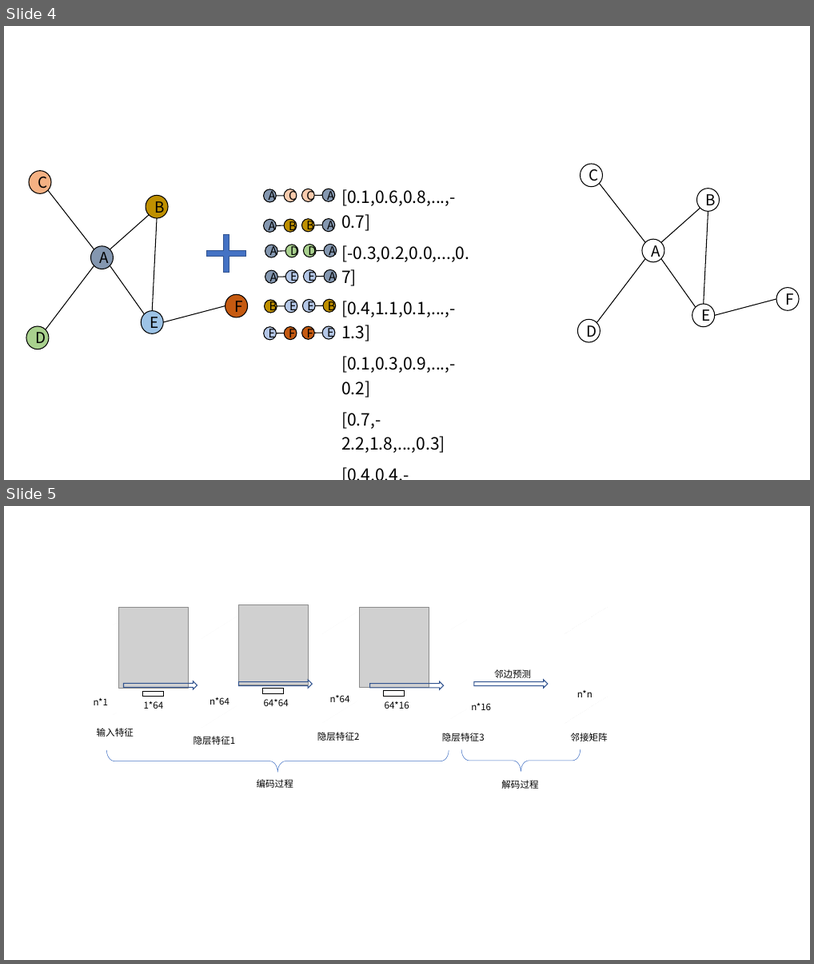
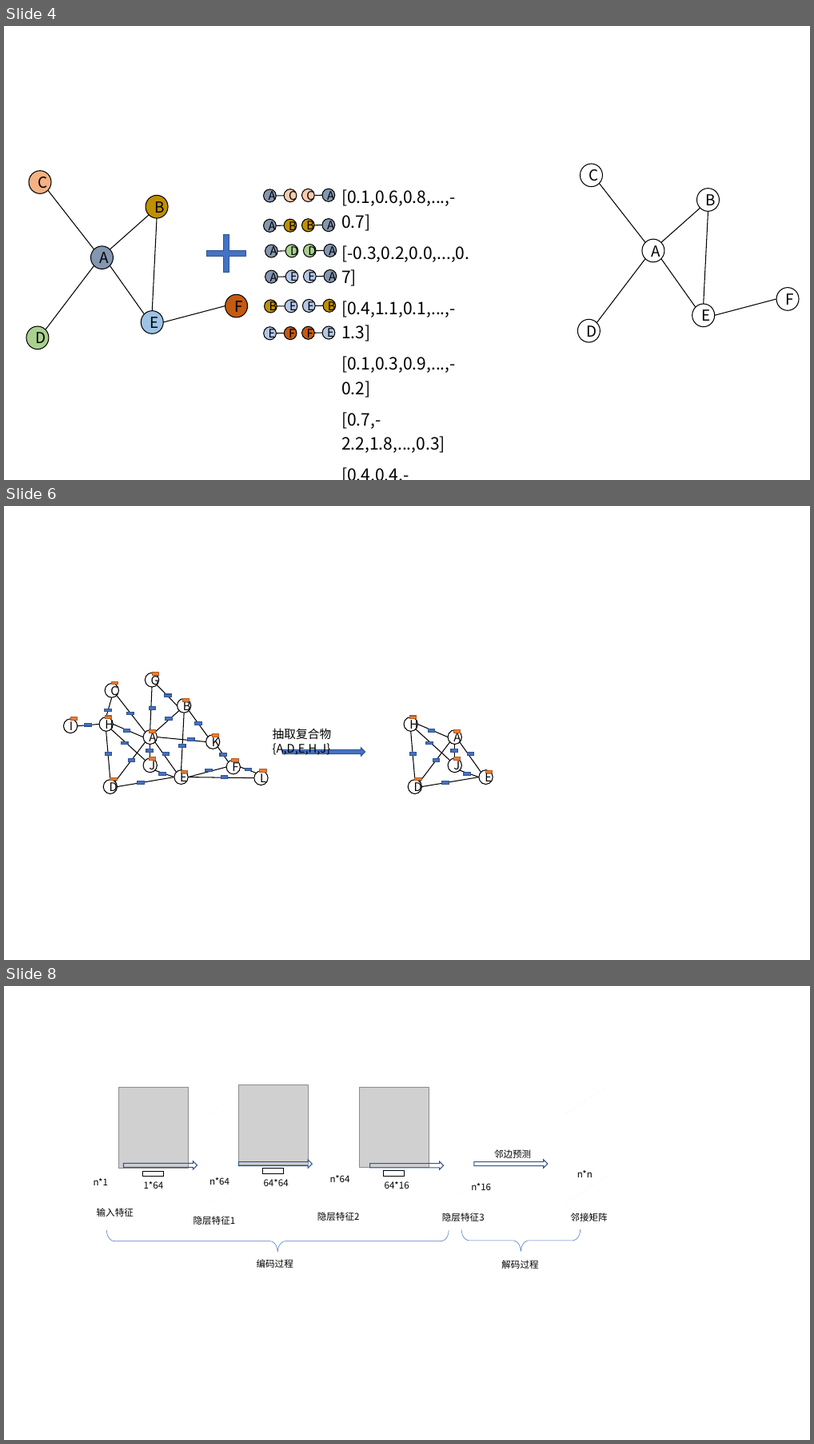
Before and after one commit to hakaorson/file, a slide deck: MineThesis new struct/other/流程图.pptx. Shown one above the other, each under a label of ours: slides 4 and 5 before the commit, slides 4, 6 and 8 after it; the slides between them are not shown. The pictures are 814x964 and 814x1444 pixels, drawn with LibreOffice and Linux fonts; fonts in the diff are those of the drawing; grey boxes stand for pictures. Boxes give left, top, right and bottom in pixels: in the first picture for what was removed or moved away, otherwise in the second. Text is boxed around its words. In the diff, an @@ line names an element or a change of style, - is before the commit and + after.

```diff
--- a/MineThesis new struct/other/流程图.pptx
+++ b/MineThesis new struct/other/流程图.pptx
@@ slide 6 added at (x1=4, y1=506, x2=810, y2=960), background #FFFFFF @@
@@ ellipse added at (x1=404, y1=717, x2=418, y2=731), fill #FFFFFF, outline #000000 1 pt, 14 pt, text #000000 @@
+H
@@ rectangle added at (x1=410, y1=716, x2=417, y2=719), fill #ED7D31, outline #AF5C24 1 pt @@
@@ text added at (x1=273, y1=728, x2=332, y2=755), 14 pt, text #000000 @@
+抽取复合物{A,D,E,H,J}
@@ line added from (411, 731) to (415, 780), #000000 1 pt @@
@@ line added from (416, 729) to (450, 760), #000000 1 pt @@
@@ line added from (448, 737) to (418, 724), #000000 1 pt @@
@@ line added from (420, 781) to (450, 742), #000000 1 pt @@
@@ rectangle added at (x1=426, y1=741, x2=433, y2=744), fill #4472C4, outline #325491 1 pt @@
@@ rectangle added at (x1=428, y1=728, x2=434, y2=732), fill #4472C4, outline #325491 1 pt @@
@@ ellipse added at (x1=448, y1=730, x2=462, y2=744), fill #FFFFFF, outline #000000 1 pt, 14 pt, text #000000 @@
+A
@@ rectangle added at (x1=454, y1=730, x2=461, y2=733), fill #ED7D31, outline #AF5C24 1 pt @@
@@ line added from (455, 758) to (455, 744), #000000 1 pt @@
@@ line added from (482, 772) to (460, 742), #000000 1 pt @@
@@ group added at (x1=63, y1=672, x2=268, y2=793): 33 rectangles, 21 lines, 12 ellipses @@
+E
+B
+D
+F
+A
+C
+G
+H
+I
+K
+J
+L
@@ right arrow added at (x1=283, y1=748, x2=366, y2=756), fill #4472C4, outline #325491 1 pt @@
@@ rectangle added at (x1=410, y1=752, x2=417, y2=756), fill #4472C4, outline #325491 1 pt @@
@@ rectangle added at (x1=433, y1=758, x2=439, y2=761), fill #4472C4, outline #325491 1 pt @@
@@ ellipse added at (x1=448, y1=758, x2=462, y2=772), fill #FFFFFF, outline #000000 1 pt, 14 pt, text #000000 @@
+J
@@ rectangle added at (x1=451, y1=749, x2=458, y2=752), fill #4472C4, outline #325491 1 pt @@
@@ rectangle added at (x1=454, y1=757, x2=461, y2=760), fill #ED7D31, outline #AF5C24 1 pt @@
@@ rectangle added at (x1=467, y1=752, x2=474, y2=756), fill #4472C4, outline #325491 1 pt @@
@@ ellipse added at (x1=408, y1=780, x2=422, y2=793), fill #FFFFFF, outline #000000 1 pt, 14 pt, text #000000 @@
+D
@@ rectangle added at (x1=415, y1=778, x2=422, y2=780), fill #ED7D31, outline #AF5C24 1 pt @@
@@ line added from (422, 787) to (479, 777), #000000 1 pt @@
@@ rectangle added at (x1=442, y1=780, x2=450, y2=784), fill #4472C4, outline #325491 1 pt @@
@@ line added from (460, 770) to (479, 777), #000000 1 pt @@
@@ rectangle added at (x1=464, y1=772, x2=471, y2=776), fill #4472C4, outline #325491 1 pt @@
@@ ellipse added at (x1=479, y1=770, x2=494, y2=784), fill #FFFFFF, outline #000000 1 pt, 14 pt, text #000000 @@
+E
@@ rectangle added at (x1=486, y1=770, x2=493, y2=773), fill #ED7D31, outline #AF5C24 1 pt @@
@@ what was slide 5 is now slide 8 @@
```
Also in this commit, not shown: 2 other slides added, 5 other files.
